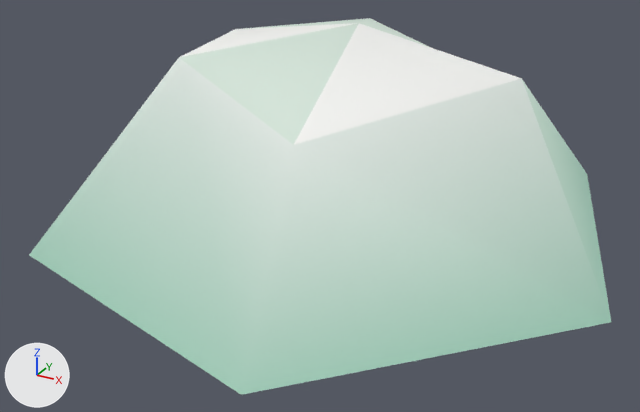
Before and after pictures for a commit that changed the glTF model world/spring_court/wider/assets/flora/glade/snowdrop_patch_a_far.glb.
Rendered twice from a camera (50 mm lens) standing at (0.376, -0.762, 0.409) and looking at (-0.011, -0.057, 0.057). Arrows for +X, +Y and +Z are at lower left; the lights stay in place. The picture after the commit comes second. Vertices at exactly the same position are counted once.

The older version as bpy lines, for what is in view:
```python
me_soft = bpy.data.meshes.new('soft')
me_soft.from_pydata(...)  # 13 vertices, 18 faces; spans x -0.293..0.283, y -0.326..0.29, z 0.03..0.228
me_soft.materials.append(mat_defaultmaterial)
ob_soft = bpy.data.objects.new('soft', me_soft)
ob_soft.location = (0.0, 0.0, 0.0)
```
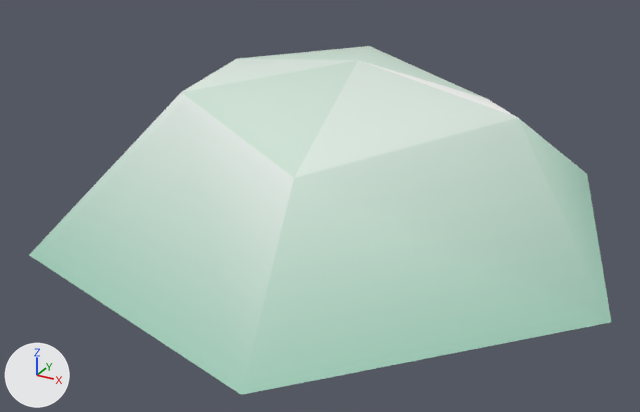
Scene script edits in JSON lines:
```json
{"block": "me_soft", "where": "# used by ob_soft; location = (0.0, 0.0, 0.0)"}
{"op": "remove", "block": "me_soft", "code": "me_soft.from_pydata(...)  # 13 vertices, 18 faces; spans x -0.293..0.283, y -0.326..0.29, z 0.03..0.228"}
{"op": "add", "block": "me_soft", "code": "me_soft.from_pydata(...)  # 13 vertices, 18 faces; spans x -0.293..0.283, y -0.326..0.29, z 0.03..0.192"}
{"block": "me_soft", "change": "me_soft part 1"}
{"op": "set", "path": "me_soft.vertices[0].co", "old": "(0.0, 0.0, 0.228)", "new": "(0.0, 0.0, 0.192)", "note": "pixel (358, 23) -> pixel (358, 60)"}
{"op": "set", "path": "me_soft.vertices[1].co", "old": "(0.18, -0.061, 0.213)", "new": "(0.18, -0.061, 0.179)", "note": "pixel (521, 78) -> pixel (518, 117)"}
{"op": "set", "path": "me_soft.vertices[3].co", "old": "(0.096, 0.116, 0.161)", "new": "(0.096, 0.116, 0.136)", "note": "not seen -> pixel (487, 99)"}
{"op": "set", "path": "me_soft.vertices[5].co", "old": "(-0.058, 0.145, 0.201)", "new": "(-0.058, 0.145, 0.169)", "note": "pixel (370, 18) -> pixel (369, 46)"}
{"op": "set", "path": "me_soft.vertices[7].co", "old": "(-0.155, 0.018, 0.202)", "new": "(-0.155, 0.018, 0.17)", "note": "pixel (235, 29) -> pixel (236, 58)"}
{"op": "set", "path": "me_soft.vertices[9].co", "old": "(-0.12, -0.126, 0.208)", "new": "(-0.12, -0.126, 0.175)", "note": "pixel (178, 57) -> pixel (181, 92)"}
{"op": "set", "path": "me_soft.vertices[11].co", "old": "(0.045, -0.201, 0.176)", "new": "(0.045, -0.201, 0.148)", "note": "pixel (293, 144) -> pixel (294, 178)"}
{"block": "me_soft", "change": "me_soft part 2: 2 faces centred in x -0.092..0.075, y -0.087..-0.036, z 0.205..0.213 are repainted in the vertex colours; the middle colour goes from white #f9faf7 to white #e1efe5"}
{"block": "me_soft", "change": "me_soft part 3: 1 face centred in x 0.216, y 0.023, z 0.091 is repainted in the vertex colours; the middle colour goes from pale green #cee5d7 to pale green #c9e3d3"}
```

Where the change shows, as pixel boxes [x1, y1, x2, y2] in the pictures (640 x 412 px; the box of a moved part takes in the faces that stretch with it):
```json
{"object": "soft", "change": "reshaped", "before": [29, 18, 611, 395], "after": [29, 46, 611, 395], "on screen": "7% shorter"}
{"part": 1, "of": "me_soft", "change": "moved or reshaped", "before": [29, 18, 587, 255], "after": [29, 46, 587, 255]}
{"part": 2, "of": "me_soft", "change": "recoloured", "before": [180, 23, 521, 145], "after": [182, 59, 518, 149]}
{"part": 3, "of": "me_soft", "change": "recoloured", "before": [522, 80, 587, 222], "after": [518, 118, 587, 225]}
```
